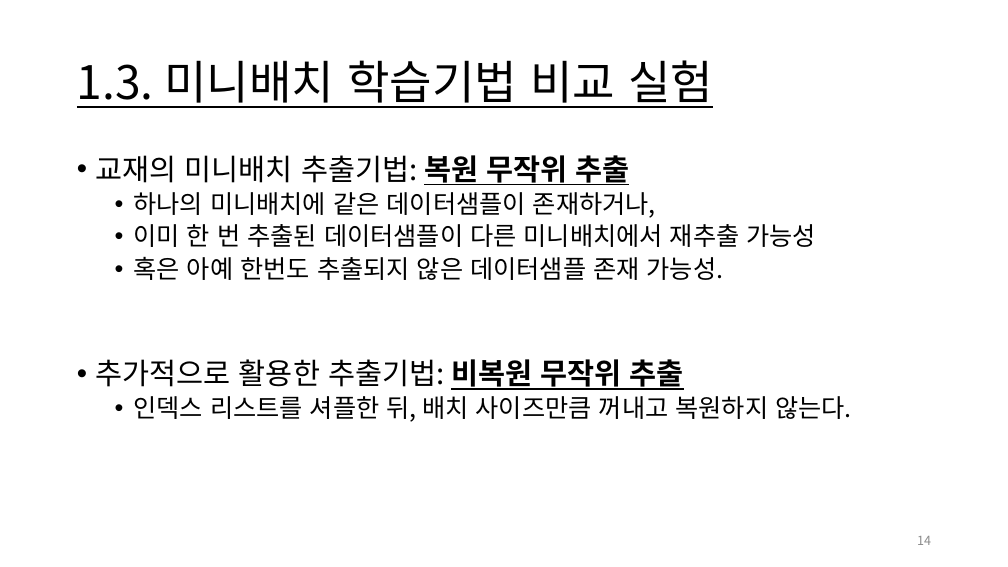
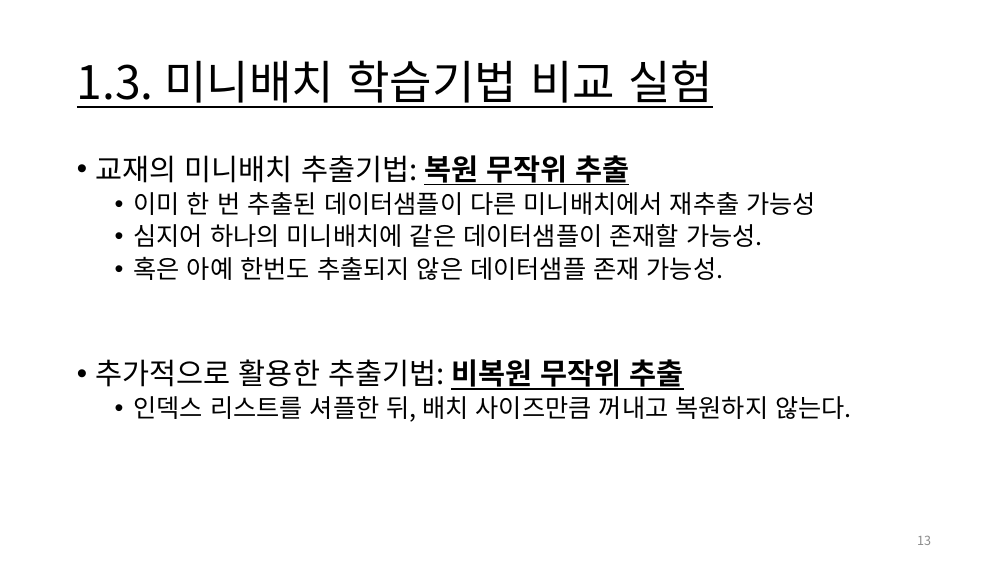
Before and after one commit to Jongbin-kr/DL_from_scratch, a slide deck: slide 13 of 밑바닥부터 딥러닝I.pptx (slide 14 before the commit). Drawn at 1008x567 pixels with LibreOffice and Linux fonts; fonts in the diff are those of the drawing. Boxes give left, top, right and bottom in pixels: in the first picture for what was removed or moved away, otherwise in the second. Text is boxed around its words. In the diff, an @@ line names an element or a change of style, - is before the commit and + after.

```diff
--- a/밑바닥부터 딥러닝I.pptx
+++ b/밑바닥부터 딥러닝I.pptx
@@ text at <box>134,192,656,218</box>: paragraph removed @@
-  • 하나의 미니배치에 같은 데이터샘플이 존재하거나,
@@ text at <box>134,224,762,247</box>: paragraph added @@
+  • 심지어 하나의 미니배치에 같은 데이터샘플이 존재할 가능성.
@@ page number at <box>917,536,931,545</box>: text changed @@
-14
+13
```
Also in this commit, not shown: 14 other slides changed, 15 slides added, 2 slides removed, 6 other files.
